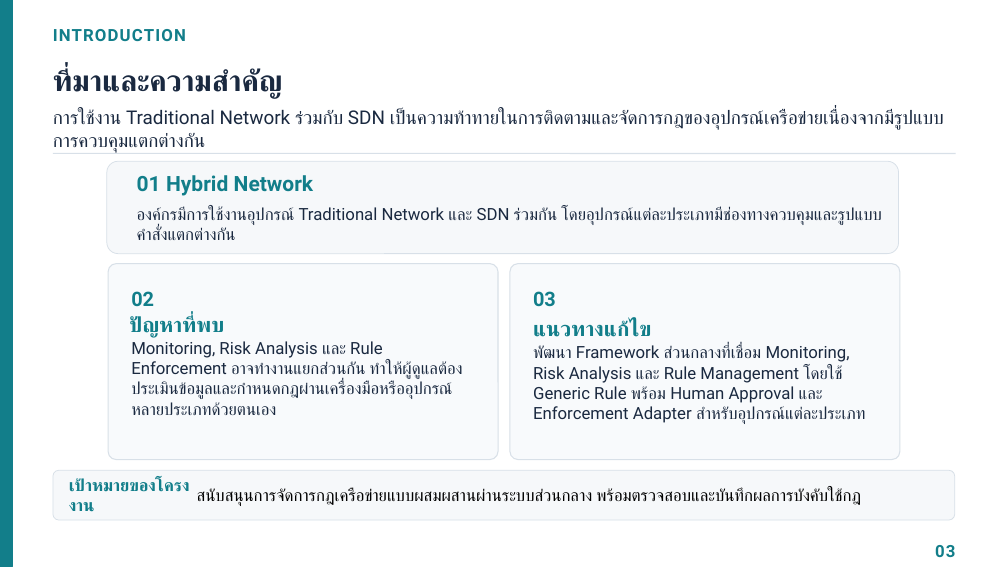
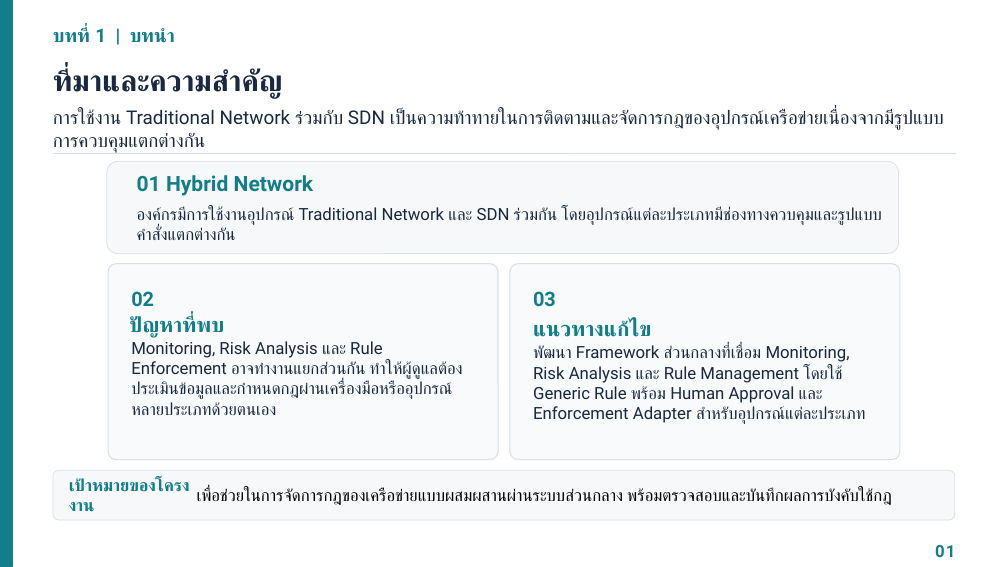
Before and after one commit to Jesadaphoukrongthong/Hybrid-Network-Monitoring-and-Policy-Orchestration-Framework, a slide deck: slide 2 of docs/paper/Hybrid_Framework_Presentation.pptx (slide 4 before the commit). Drawn at 1008x567 pixels with LibreOffice and Linux fonts; fonts in the diff are those of the drawing. Boxes give left, top, right and bottom in pixels: in the first picture for what was removed or moved away, otherwise in the second. Text is boxed around its words. In the diff, an @@ line names an element or a change of style, - is before the commit and + after.

```diff
--- a/docs/paper/Hybrid_Framework_Presentation.pptx
+++ b/docs/paper/Hybrid_Framework_Presentation.pptx
@@ text at [53, 27, 175, 43]: text changed; size 16 to 18 pt @@
-INTRODUCTION
+บทที่ 1 | บทนำ
@@ text at [197, 489, 892, 505]: text changed @@
-สนับสนุนการจัดการกฎเครือข่ายแบบผสมผสานผ่านระบบส่วนกลาง พร้อมตรวจสอบและบันทึกผลการบังคับใช้กฎ
+เพื่อช่วยในการจัดการกฎของเครือข่ายแบบผสมผสานผ่านระบบส่วนกลาง พร้อมตรวจสอบและบันทึกผลการบังคับใช้กฎ
@@ text at [935, 545, 955, 557]: text changed @@
-03
+01
```
Also in this commit, not shown: 15 other slides changed, 11 slides added, 1 slide removed.
